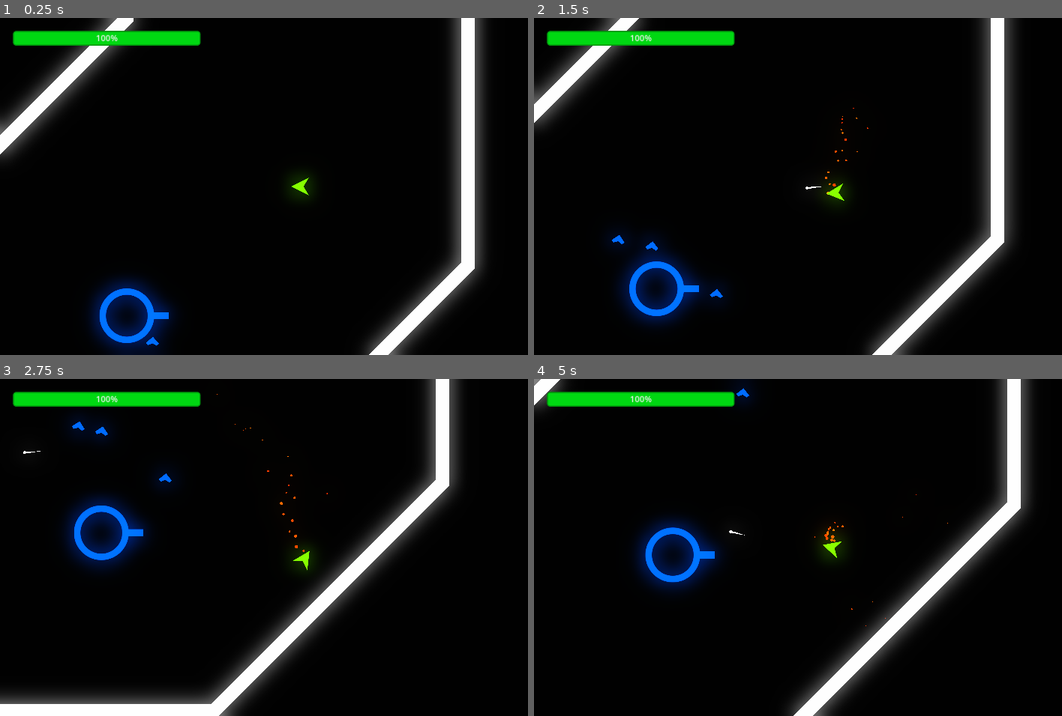
Above: before the commit, frames 1-4 (two rows, left to right).
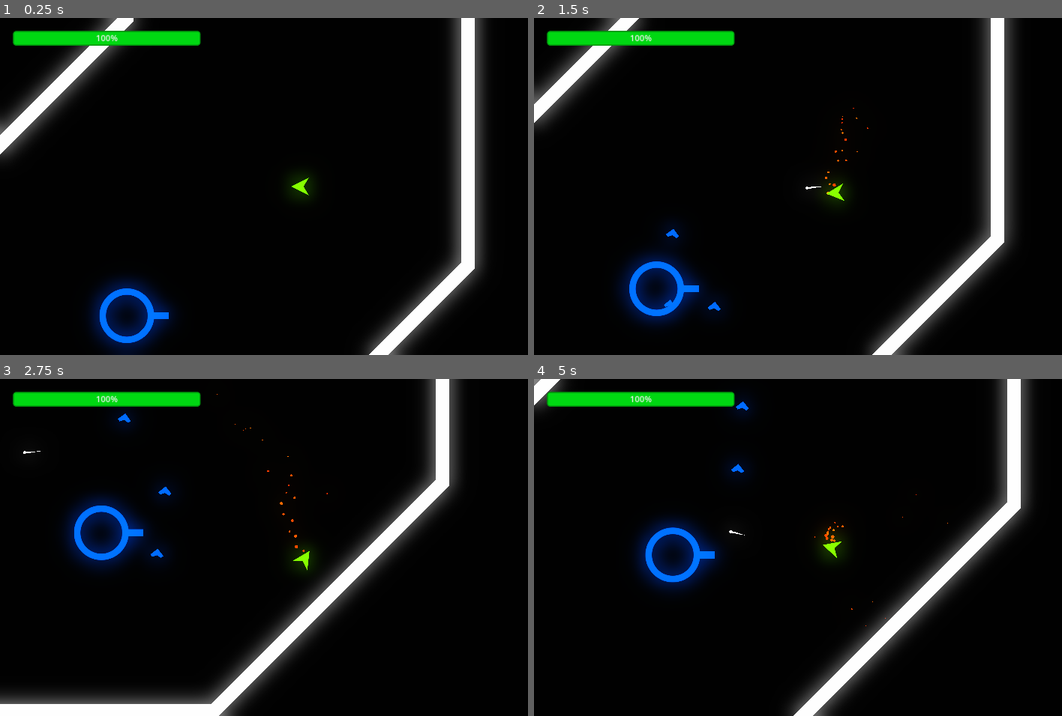
Above: after the commit, the same moments.

Repository: adsorptionenthalpy/chainforce_alpha
Game: Godot game, scene res://Scenes/MainScene/main_scene.tscn
Same seed, same stepped clock (60 frames per second), same inputs: the game is played once before the commit and once after it.
Inputs (mouse positions are in pixels of both pictures, inside the frame that each line leads up to):
- Up to frame 1 (0.25 s): no input
- Up to frame 2 (1.5 s): move the mouse to (966, 169) at 0.52 s; hold D (move_right) 0.53-1.28 s; tap S (decelerate) at 0.6 s; move the mouse to (713, 203) at 1.27 s; hold A (move_left) from 1.28 s (still down); click (713, 203) at 1.35 s
- Up to frame 3 (2.75 s): move the mouse to (359, 473) at 2.02 s; release A (move_left) at 2.03 s; hold D (move_right) from 2.03 s (still down); tap S (decelerate) at 2.1 s
- Up to frame 4 (5 s): move the mouse to (803, 614) at 2.77 s; release D (move_right) at 2.78 s; hold W (accelerate) 2.78-3.53 s; click (803, 614) at 2.85 s; move the mouse to (1014, 598) at 3.52 s; hold A (move_left) from 3.53 s (still down); tap S (decelerate) at 3.6 s; move the mouse to (655, 496) at 4.27 s; click (655, 496) at 4.35 s

The runs differ from the first frame. In frame 1, less than 0.1% of the frame differs, in the area x 26-31%, y 92-98%; in frame 2, 0.3%; in frame 3, 0.5%, in the area x 13-33%, y 10-54%; in frame 4, 0.2%.

Commit message:
Spawn animation for minions, less loud minion sounds

Diff:
--- a/game/chainforce_alpha/Scenes/Enemy/enemy_ship.gd
+++ b/game/chainforce_alpha/Scenes/Enemy/enemy_ship.gd
@@ -23,6 +23,14 @@
 
 var enemy_target: Node2D
 var is_dead: bool
+
+func _ready() -> void:
+	# Spawn animation
+	var start_scale: Vector2 = $Sprite2D.scale
+
+	var tween: Tween = create_tween()
+	tween.set_ease(Tween.EASE_OUT).set_trans(Tween.TRANS_CUBIC)
+	tween.tween_property($Sprite2D, "scale", start_scale, 1).from(Vector2(0.1, 0.1))
 
 func _physics_process(delta: float):
 	if is_dead:
--- a/game/chainforce_alpha/Scenes/Minion/minion.tscn
+++ b/game/chainforce_alpha/Scenes/Minion/minion.tscn
@@ -85,6 +85,7 @@
 
 [node name="ExplosionSFX" type="AudioStreamPlayer2D" parent="."]
 stream = ExtResource("7_ub7ea")
+volume_db = -10.0
 
 [node name="NavigationAgent2D" type="NavigationAgent2D" parent="."]
 avoidance_enabled = true
--- a/game/chainforce_alpha/Scenes/Tower/tower.gd
+++ b/game/chainforce_alpha/Scenes/Tower/tower.gd
@@ -75,6 +75,6 @@
 func _on_minion_spawn_timeout() -> void:
 	for i in range(minion_spawn_count):
 		var minion: Node2D = minion_scene.instantiate()
-		minion.global_position = global_position + Vector2(randi_range(-200, 200), randi_range(-200, 200))
+		minion.global_position = global_position + Vector2(randi_range(-100, 100), randi_range(-100, 100))
 		get_parent().add_sibling(minion)
 		await get_tree().create_timer(minion_spawn_delay).timeout
